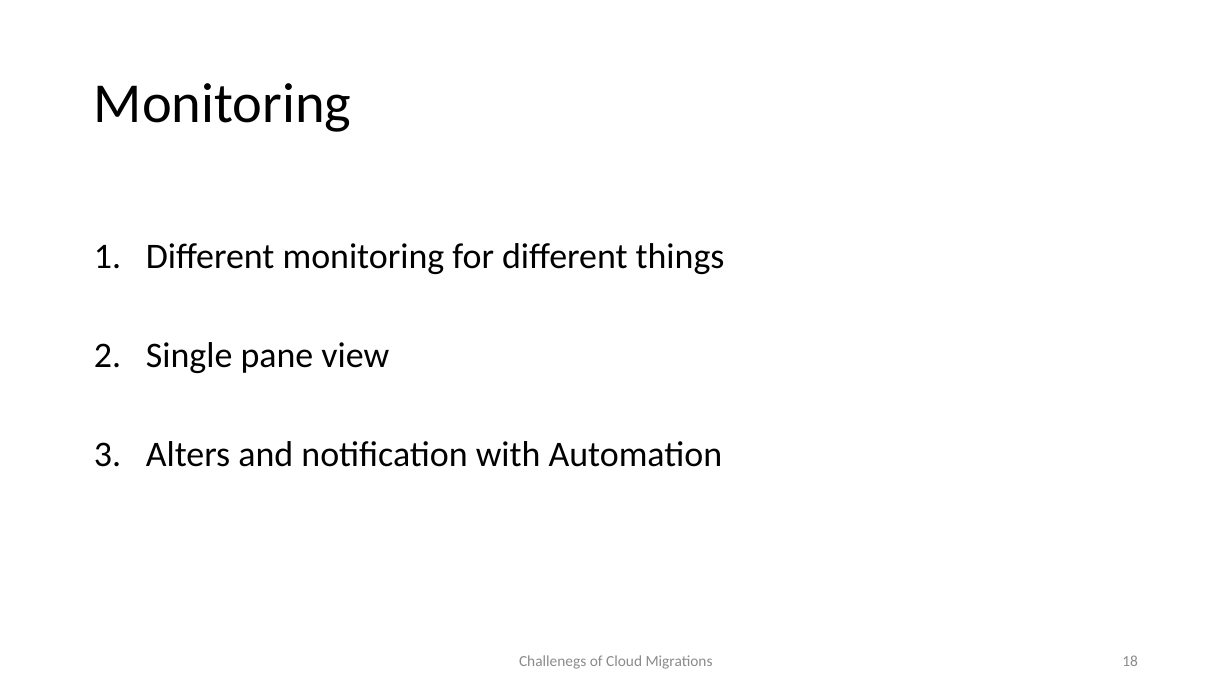
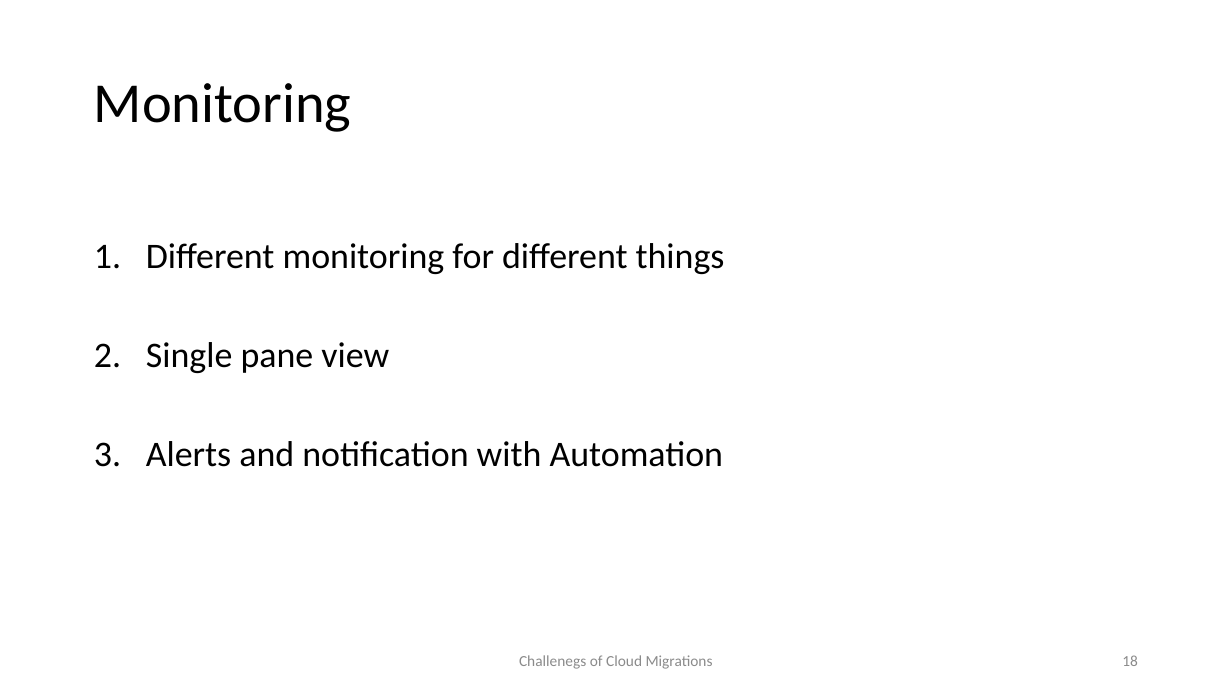
Before and after one commit to wrijugh/techtalks, a slide deck: slide 18 of slides/Challenges-of-Cloud-Migrations-Aug22.pptx. Drawn at 1232x693 pixels with LibreOffice and Linux fonts; fonts in the diff are those of the drawing. Boxes give left, top, right and bottom in pixels: in the first picture for what was removed or moved away, otherwise in the second. Text is boxed around its words. In the diff, an @@ line names an element or a change of style, - is before the commit and + after.

```diff
--- a/slides/Challenges-of-Cloud-Migrations-Aug22.pptx
+++ b/slides/Challenges-of-Cloud-Migrations-Aug22.pptx
@@ text at [146, 441, 723, 467]: text changed @@
-3. Alters and notification with Automation
+3. Alerts and notification with Automation
```
Also in this commit, not shown: 1 other slide changed.
